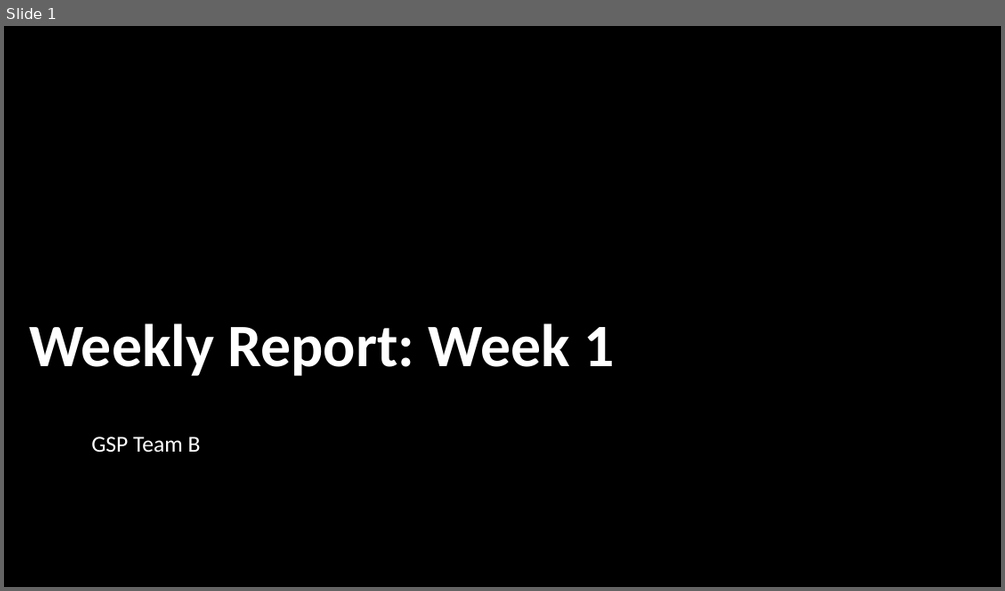
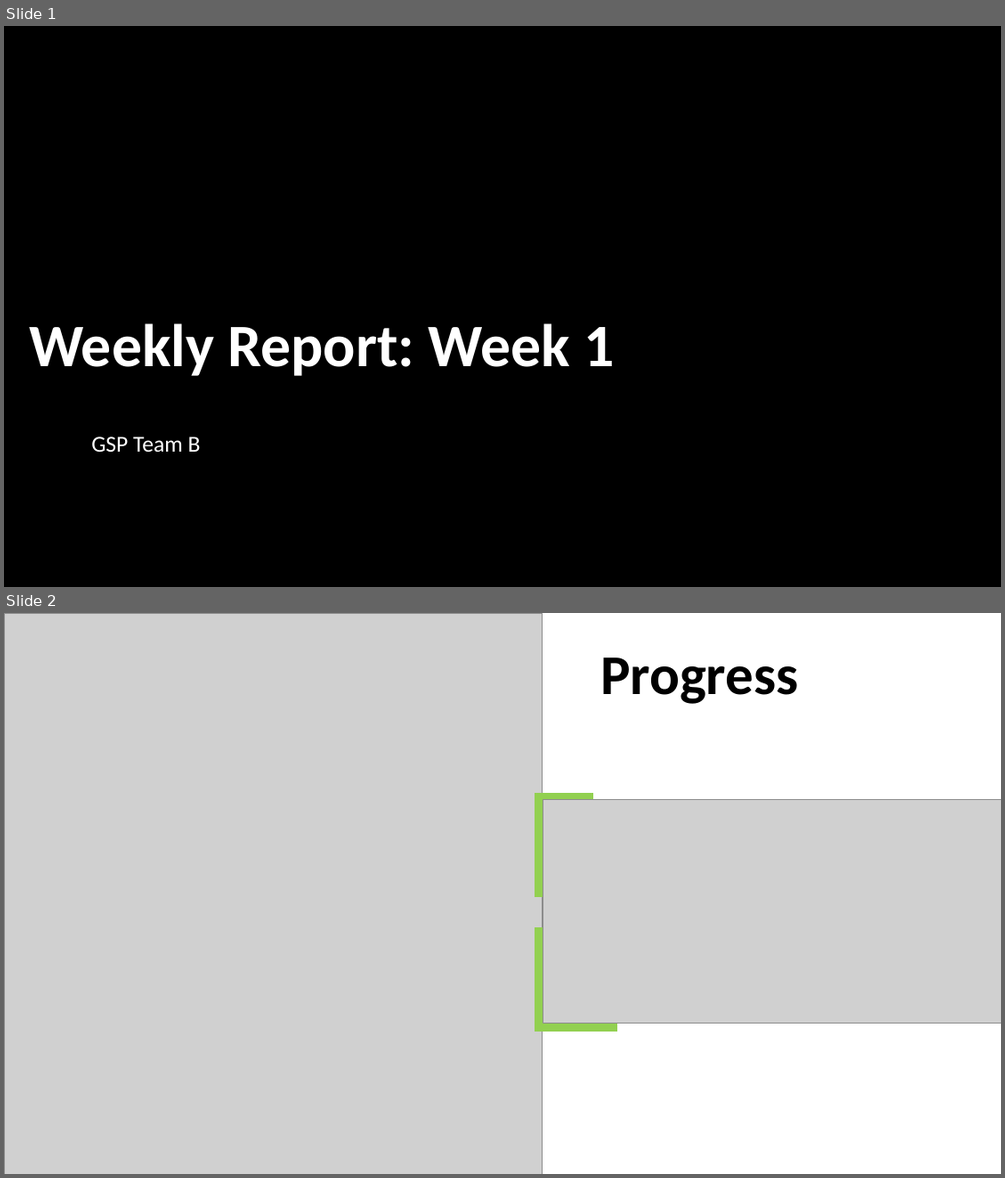
Before and after one commit to Toby-Withers/GSP-Team-B, a slide deck: Weekly Report 1.pptx. Shown one above the other, each under a label of ours: slide 1 before the commit, slides 1 and 2 after it. The pictures are 1005x591 and 1005x1178 pixels, drawn with LibreOffice and Linux fonts; fonts in the diff are those of the drawing; grey boxes stand for pictures; background and template pictures are left out. Boxes give left, top, right and bottom in pixels: in the first picture for what was removed or moved away, otherwise in the second. Text is boxed around its words. In the diff, an @@ line names an element or a change of style, - is before the commit and + after.

```diff
--- a/Weekly Report 1.pptx
+++ b/Weekly Report 1.pptx
@@ slide 2 added at (x1=4, y1=613, x2=1001, y2=1174), background #FFFFFF @@
@@ picture added at (x1=4, y1=613, x2=542, y2=1174) @@
@@ title added at (x1=600, y1=657, x2=798, y2=704), 54 pt, text #000000, bold @@
+Progress
@@ rectangle added at (x1=535, y1=793, x2=593, y2=896), fill #92D050, outline #92D050 1 pt @@
@@ picture added at (x1=542, y1=799, x2=1001, y2=1023) @@
@@ rectangle added at (x1=535, y1=928, x2=617, y2=1031), fill #92D050, outline #92D050 1 pt @@
```
Also in this commit, not shown: 2 slides changed, 10 other slides added, 5 slides removed, 3 other files.
